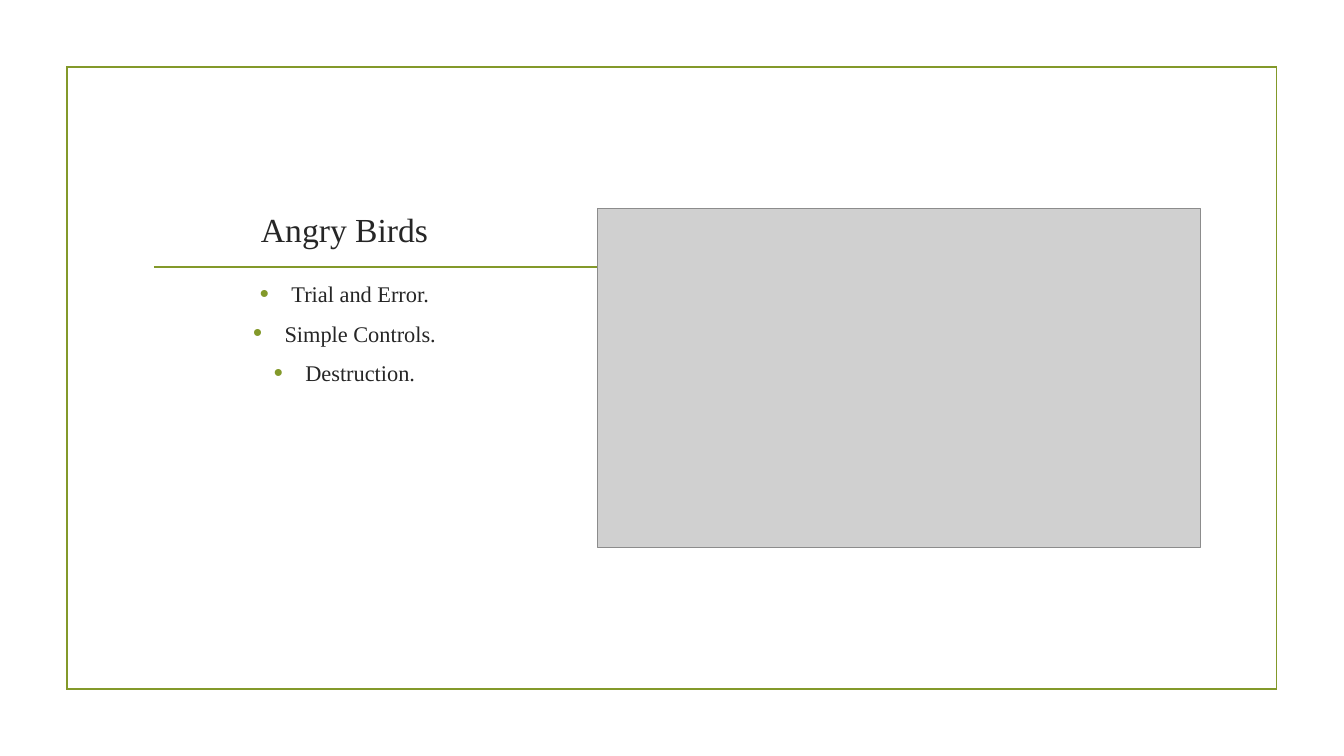
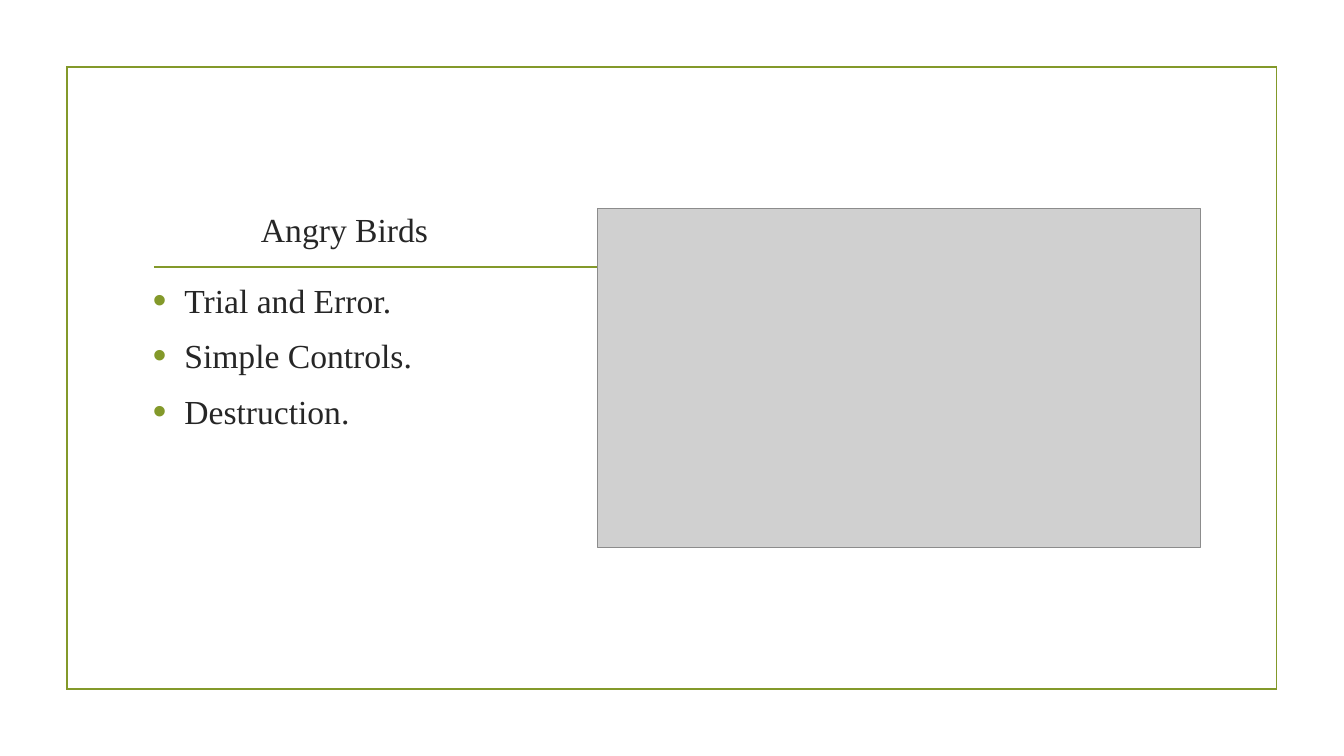
Before and after one commit to UoSGamesGroups/second-semester-dm-group-1, a slide deck: slide 3 of docs/presentation/Adversarial Physics.pptx. Drawn at 1344x756 pixels with LibreOffice and Linux fonts; fonts in the diff are those of the drawing; grey boxes stand for pictures; background and template pictures are left out. Boxes give left, top, right and bottom in pixels: in the first picture for what was removed or moved away, otherwise in the second. Text is boxed around its words. In the diff, an @@ line names an element or a change of style, - is before the commit and + after.

```diff
--- a/docs/presentation/Adversarial Physics.pptx
+++ b/docs/presentation/Adversarial Physics.pptx
@@ text "Trial and Error." at box(184, 289, 412, 425): size 16 to 24 pt; alignment centre to left; more space between paragraphs @@
```
Also in this commit, not shown: 4 other slides changed, 7 other files.
